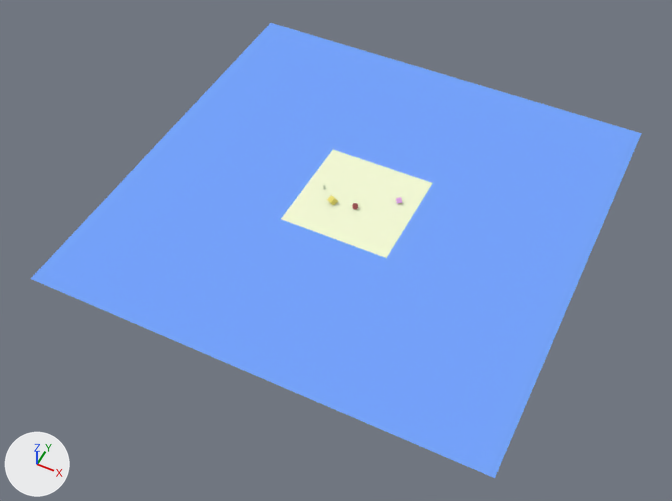
One commit to the Blender file domainRandomization/scene.blend: the scene before it, then after it.
Camera for both pictures: a camera (50 mm lens) standing at (73.6, -160.5, 268.7) and looking at (-0.7, -11.8, 82.9). Every picture has the same lights, and +X, +Y and +Z are marked at lower left.
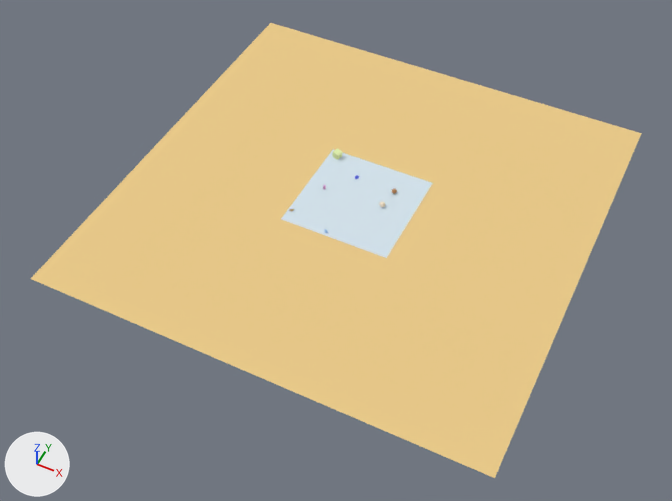
The newer file is also turned or shifted as a whole; pictures and numbers use the older file's frame.

What differs and where, as boxes [x1, y1, x2, y2] in the pictures (672 x 501 px; the box of a moved part takes in the faces that stretch with it):
'Plane.001', recoloured (blue to beige)
    both: [31, 23, 642, 478]
'Plane', recoloured
    both: [281, 150, 433, 258]
part 1 of me_cube_002, moved or reshaped
    before: [327, 195, 338, 205]
    after: [332, 148, 343, 160]

The change, as a diff of the scene's bpy script:
```diff
--- a/domainRandomization/scene.blend.py
+++ b/domainRandomization/scene.blend.py
@@ mat_planemat_002 @@
+mat_planemat_002 = diffuse_material('PlaneMat.002')
+mat_planemat_002.base_color = (0.667, 0.778, 0.847)  # white #d5e4ed
@@ mat_plane_001mat_002 @@
+mat_plane_001mat_002 = diffuse_material('Plane.001Mat.002')
+mat_plane_001mat_002.base_color = (0.835, 0.603, 0.261)  # beige #eccc8c
@@ me_cube_002 @@
 me_cube_002.from_pydata(...)  # 8 vertices, 6 faces; spans x -0.86..0.86, y -0.86..0.86, z -0.86..0.86
 # used by ob_cube; location = (-5.8, -3.7, 92.3); rotation_euler = (-0.567, 3.006, -0.575), in degrees (-32, 172, -33)
+# me_cube_002 part 1: the whole mesh is multiplied about its middle by the matrix ((0.304, 1.04, -0.284), (0.941, -0.113, 0.597), (0.525, -0.4, -0.905)), then moved by (14.74, 9.84, 3.76)
 me_cube_002.materials.append(mat_cubemat_001)
@@ me_plane_001 @@
 me_plane_001.from_pydata(...)  # 4 vertices, 1 face; spans x -61.0..61.0, y -61.0..61.0, z 0.0
-me_plane_001.materials.append(mat_plane_001mat_004)  # blue #78a6fc
+me_plane_001.materials.append(mat_plane_001mat_002)  # beige #eccc8c
@@ me_plane @@
 me_plane.from_pydata(...)  # 4 vertices, 1 face; spans x -15.2..15.2, y -15.2..15.2, z 0.0
-me_plane.materials.append(mat_planemat_004)  # white #f6fcd8
+me_plane.materials.append(mat_planemat_002)  # white #d5e4ed
```
